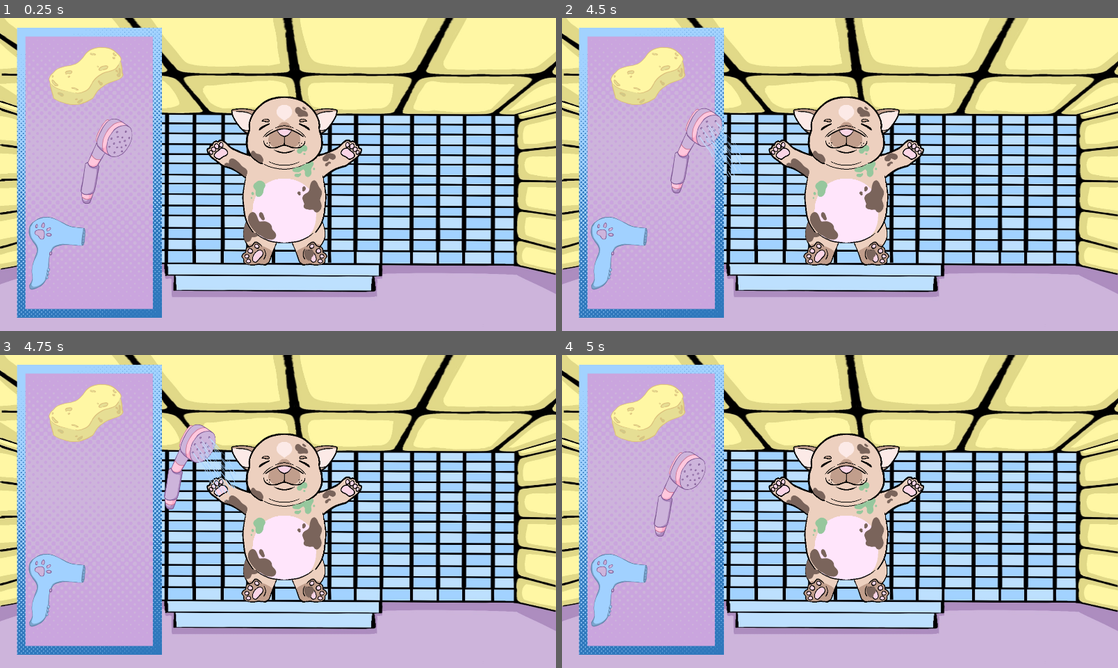
Above: before the commit, frames 1-4 (two rows, left to right).
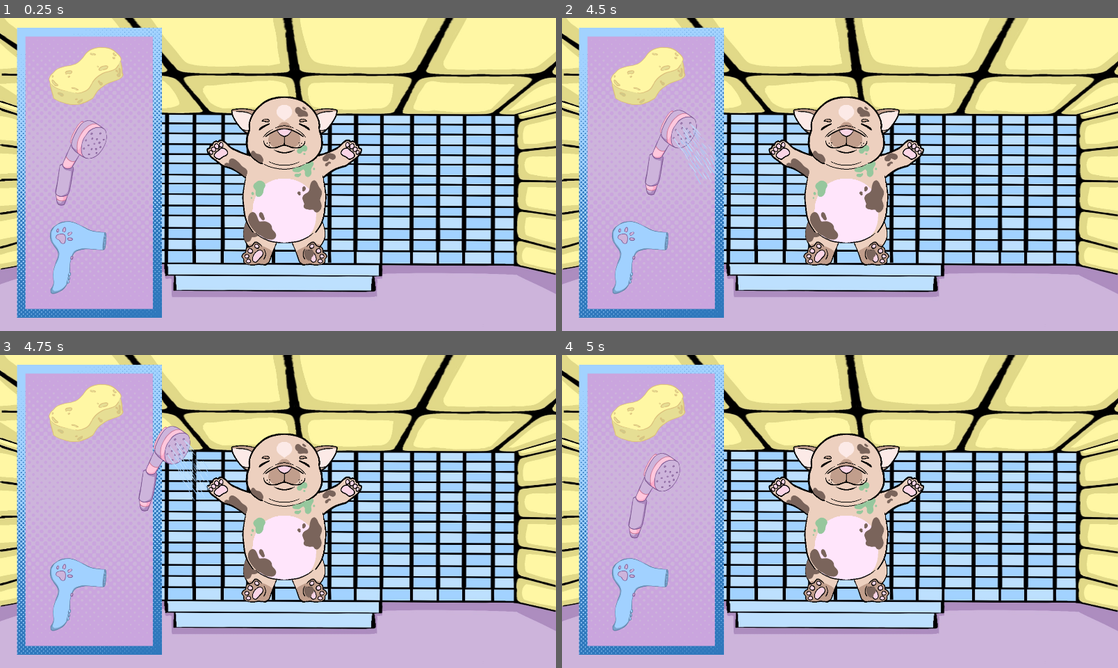
Above: after the commit, the same moments.

Repository: SkaldWorks/wash-my-pibble
Game: Godot game, scene res://Scenes/level scenes/Wash Pibble.tscn
Same seed, same stepped clock (60 frames per second), same inputs: the game is played once before the commit and once after it. This scene is started directly instead of the project's main scene.
Inputs (mouse positions are in pixels of both pictures, inside the frame that each line leads up to):
- Up to frame 1 (0.25 s): no input
- Up to frame 2 (4.5 s): tap Enter at 0.5, 2, 3.5 s; move the mouse to (962, 158) at 0.52 s; click (962, 158) at 0.67 s; tap Space at 1.25, 2.75, 4.25 s; drag from (728, 190) to (650, 77) at 1.27 s; move the mouse to (895, 105) at 2.02 s; click (895, 105) at 2.17 s; drag from (812, 237) to (695, 161) at 2.77 s; move the mouse to (1006, 221) at 3.52 s; click (1006, 221) at 3.67 s; drag from (673, 127) to (756, 96) at 4.27 s
- Up to frame 3 (4.75 s): no input
- Up to frame 4 (5 s): no input

The runs differ from the first frame. In frame 1, 2.4% of the frame differs, in the area x 5-24%, y 32-89%; in frame 2, 2.7%; in frame 3, 3.4%, in the area x 5-43%, y 22-89%; in frame 4, 2.4%.

Commit message:
logo and wash fixes

Diff:
--- a/Scenes/level scenes/Wash Pibble.tscn
+++ b/Scenes/level scenes/Wash Pibble.tscn
@@ -40,11 +40,11 @@
 clean_strength = 0.8
 
 [node name="shower" parent="." instance=ExtResource("6_al1j2")]
-position = Vector2(357, 489)
+position = Vector2(269, 495)
 scale = Vector2(0.7, 0.7)
 
 [node name="hair dryer" parent="." instance=ExtResource("6_033m2")]
-position = Vector2(232, 813)
+position = Vector2(305, 828)
 scale = Vector2(0.7, 0.7)
 texture = ExtResource("9_8rrxk")
 flip_h = true
--- a/project.godot
+++ b/project.godot
@@ -13,7 +13,7 @@
 config/name="Wash My Pibble"
 run/main_scene="uid://8hscv8v6su0c"
 config/features=PackedStringArray("4.4", "Forward Plus")
-config/icon="res://Sprites/icon.svg"
+config/icon="uid://b0y8hxvidino2"
 
 [autoload]
 
Binary file added: Sprites/UI/Cursor.png
Not shown, added: Sprites/UI/Cursor.png.import
Binary file added: Sprites/UI/Splash_LOGO.png
Not shown, added: Sprites/UI/Splash_LOGO.png.import
Not shown, added: export_presets.cfg
